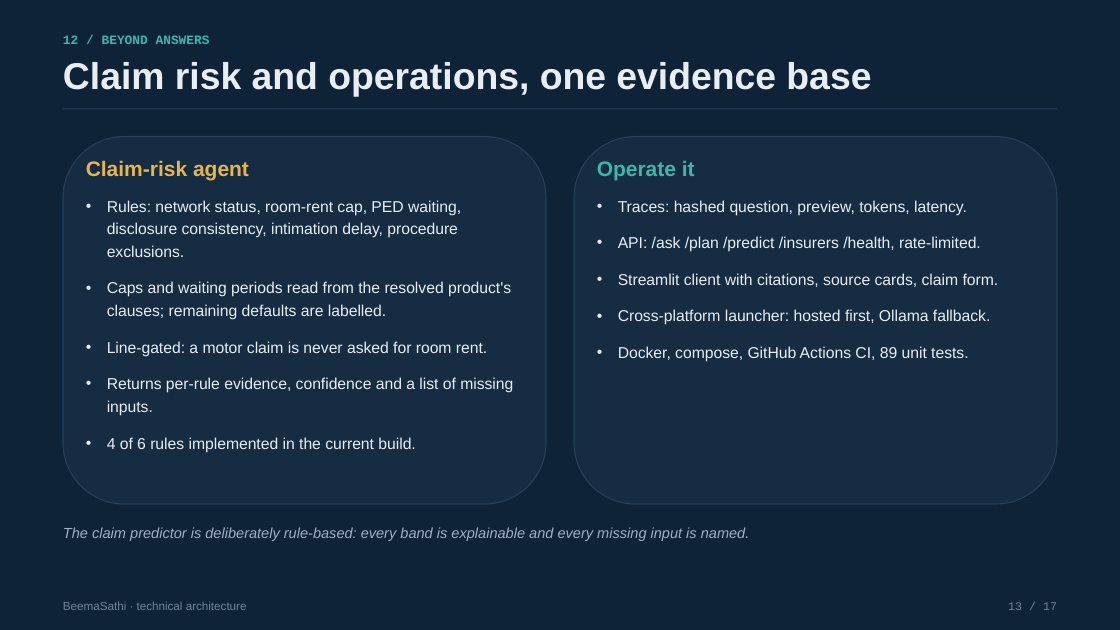
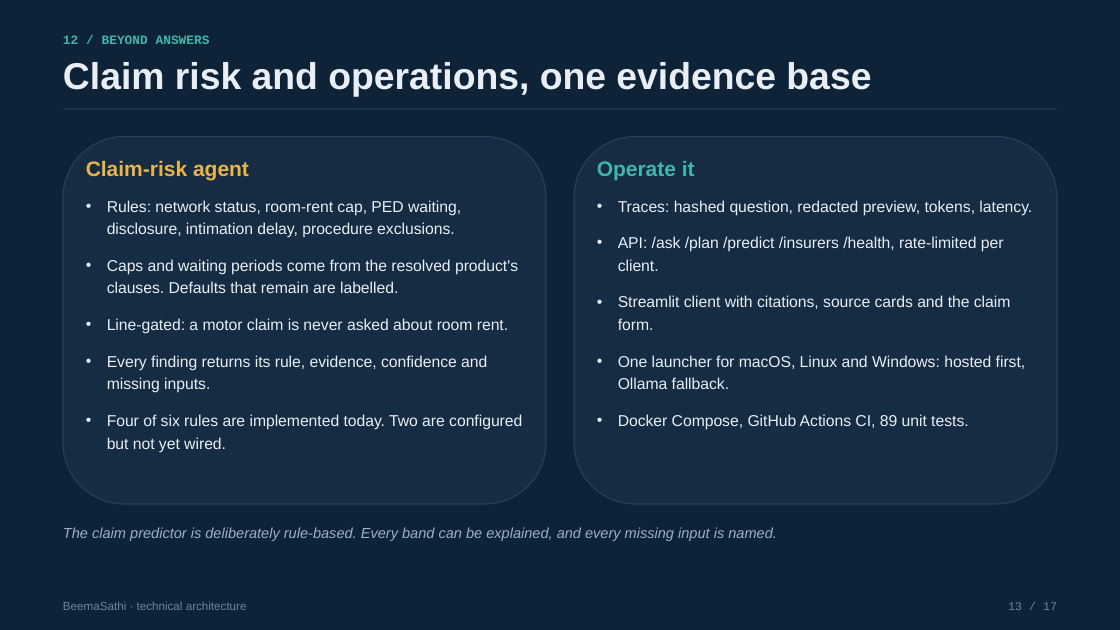
Before and after one commit to satishify/beemasathi, a slide deck: slide 13 of demo/BeemaSathi_Technical_Deck.pptx. Drawn at 1120x630 pixels with LibreOffice and Linux fonts; fonts in the diff are those of the drawing. Boxes give left, top, right and bottom in pixels: in the first picture for what was removed or moved away, otherwise in the second. Text is boxed around its words. In the diff, an @@ line names an element or a change of style, - is before the commit and + after.

```diff
--- a/demo/BeemaSathi_Technical_Deck.pptx
+++ b/demo/BeemaSathi_Technical_Deck.pptx
@@ text at (107, 200, 522, 453): text changed @@
-• Rules: network status, room-rent cap, PED waiting, disclosure consistency, intimation delay, procedure exclusions.
-• Caps and waiting periods read from the resolved product's clauses; remaining defaults are labelled.
-• Line-gated: a motor claim is never asked for room rent.
-• Returns per-rule evidence, confidence and a list of missing inputs.
-• 4 of 6 rules implemented in the current build.
+• Rules: network status, room-rent cap, PED waiting, disclosure, intimation delay, procedure exclusions.
+• Caps and waiting periods come from the resolved product's clauses. Defaults that remain are labelled.
+• Line-gated: a motor claim is never asked about room rent.
+• Every finding returns its rule, evidence, confidence and missing inputs.
+• Four of six rules are implemented today. Two are configured but not yet wired.
@@ text at (618, 200, 1032, 430): text changed @@
-• Traces: hashed question, preview, tokens, latency.
-• API: /ask /plan /predict /insurers /health, rate-limited.
-• Streamlit client with citations, source cards, claim form.
-• Cross-platform launcher: hosted first, Ollama fallback.
-• Docker, compose, GitHub Actions CI, 89 unit tests.
+• Traces: hashed question, redacted preview, tokens, latency.
+• API: /ask /plan /predict /insurers /health, rate-limited per client.
+• Streamlit client with citations, source cards and the claim form.
+• One launcher for macOS, Linux and Windows: hosted first, Ollama fallback.
+• Docker Compose, GitHub Actions CI, 89 unit tests.
@@ text at (63, 527, 777, 541): text changed @@
-The claim predictor is deliberately rule-based: every band is explainable and every missing input is named.
+The claim predictor is deliberately rule-based. Every band can be explained, and every missing input is named.
```
Also in this commit, not shown: 16 other slides changed, 8 other files.
